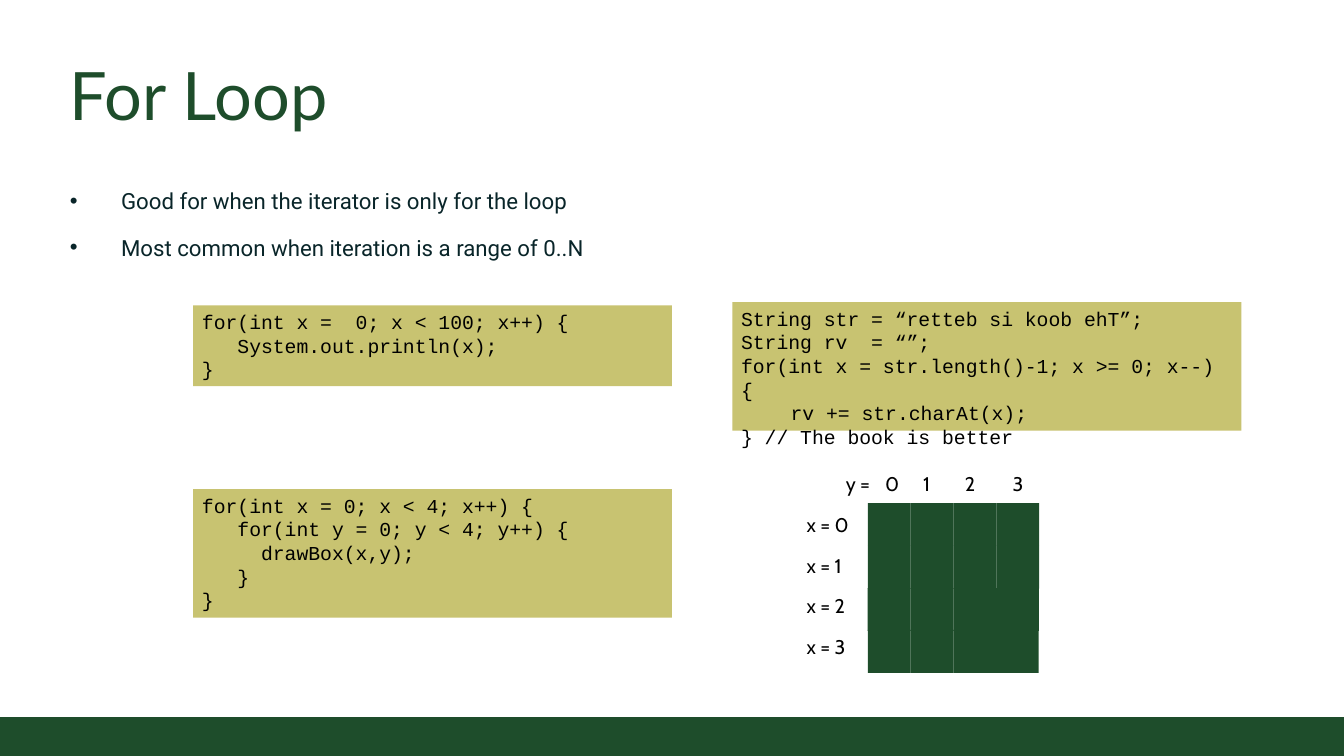
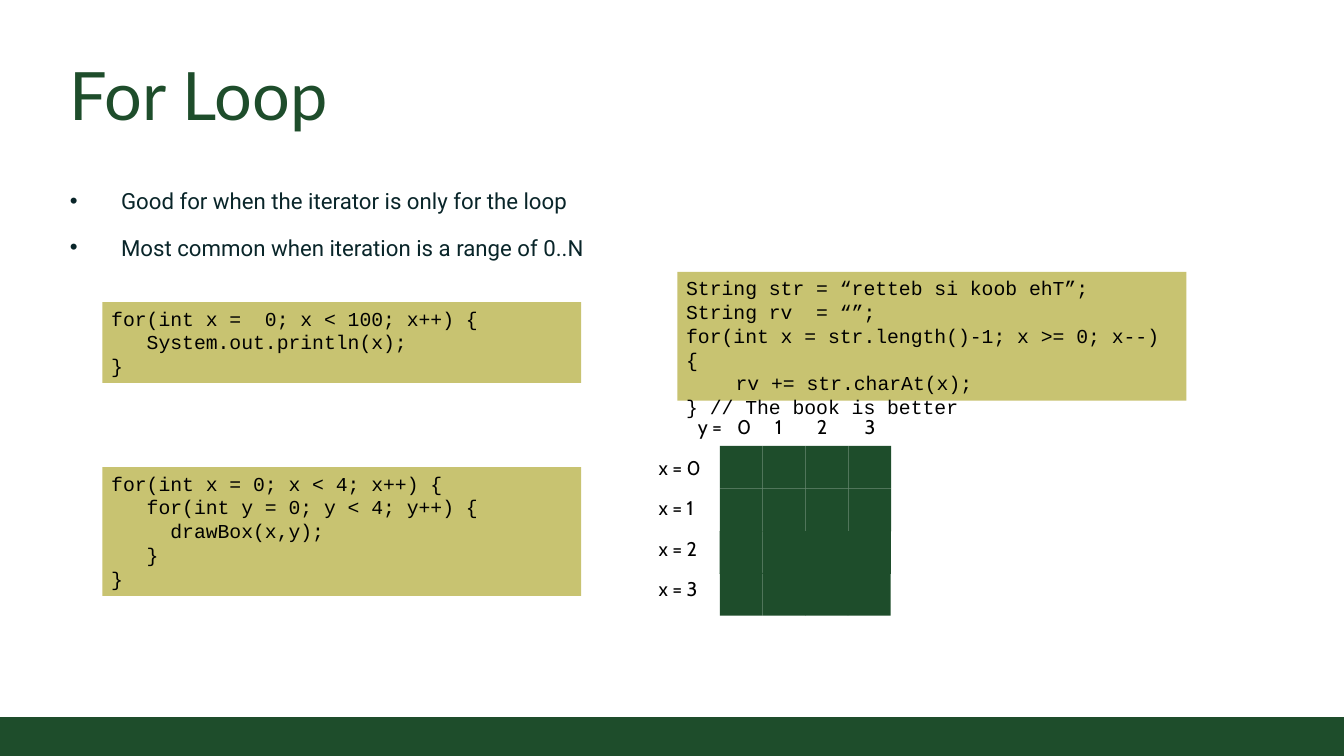
Before and after one commit to coloradostateuniversity/CSUCS1ClassExamples, a slide deck: slide 4 of slides/Online/2020/11 - More Loops.pptx. Drawn at 1344x756 pixels with LibreOffice and Linux fonts; fonts in the diff are those of the drawing; background and template pictures are left out. Boxes give left, top, right and bottom in pixels: in the first picture for what was removed or moved away, otherwise in the second. Text is boxed around its words. In the diff, an @@ line names an element or a change of style, - is before the commit and + after.

```diff
--- a/slides/Online/2020/11 - More Loops.pptx
+++ b/slides/Online/2020/11 - More Loops.pptx
@@ rectangle "String str = “retteb si ...": place and size @@
-rectangle "String str = “retteb si ..." at (732,302,1241,431)
+rectangle "String str = “retteb si ..." at (678,272,1187,401)
@@ rectangle "for(int x = 0; x ...": place and size @@
-rectangle "for(int x = 0; x ..." at (193,305,672,386)
+rectangle "for(int x = 0; x ..." at (102,302,581,383)
@@ 10 rectangles, 7 texts: place and size @@
-10 rectangles, 7 texts at (807,477,1039,672)
+10 rectangles, 7 texts at (659,420,890,616)
@@ 2 texts, 2 rectangles: place and size @@
-2 texts, 2 rectangles at (923,477,1039,631)
+2 texts, 2 rectangles at (775,420,891,574)
@@ rectangle "for(int x = 0; x ...": place and size @@
-rectangle "for(int x = 0; x ..." at (193,489,672,618)
+rectangle "for(int x = 0; x ..." at (102,467,581,596)
@@ 3 rectangles: place and size @@
-3 rectangles at (868,546,996,589)
+3 rectangles at (720,488,849,531)
@@ rectangle: place and size @@
-rectangle at (996,546,1039,589)
+rectangle at (849,488,891,531)
```
Also in this commit, not shown: 4 other slides changed, 13 other files.
